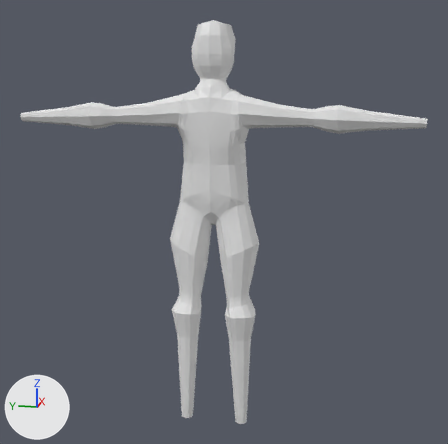
The Blender file BlendFiles/Character/Character.blend: old version first, new version second.
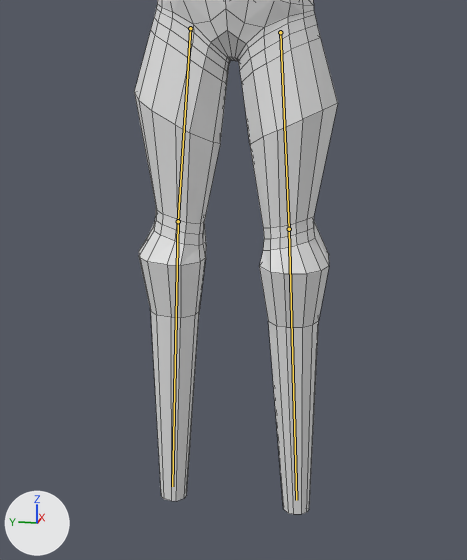
Each version appears first whole from a 50 mm camera at (-4.2, -0.91, 2.58) aimed at (0.03, -0.06, 1.53), and next in a close-up on the part from 25% to 71% of the width and 45% to 100% of the height. The lights are fixed; the arrows at lower left show +X, +Y and +Z. The last two pictures show the newer version. Both versions are drawn at the pose saved in each file; the numbers are the values there. The bones that change, and the others that lie on the model, are drawn over the model as lines in the close-ups. The close-ups show mesh edges as thin lines.
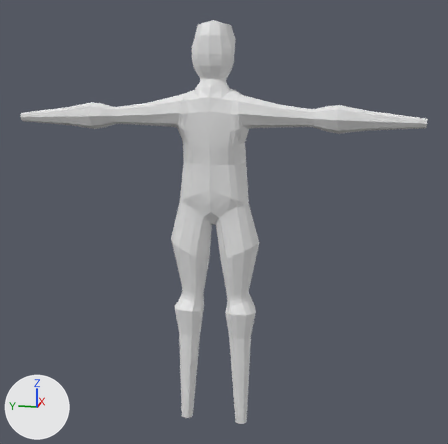
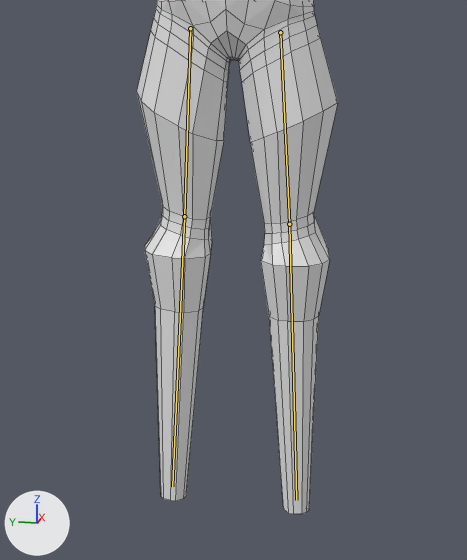
Location of each change, (x1, y1, x2, y2) in pixels of the close-ups (467 x 560 px):
'Cube', posed
    before: (134, 0, 338, 514)
    after: (137, 0, 338, 514)
bone 'Leg2Left', root to tip
    before: (289, 229) to (296, 500)
    after: (289, 224) to (296, 500)
bone 'Leg2Right', root to tip
    before: (178, 221) to (172, 486)
    after: (184, 216) to (172, 486)

Edits to the bpy script that builds the scene:
```text
Change bone_leg2left:
    where bone_leg2left = bpy.data.objects['Skeleton'].pose.bones['Leg2Left']  # child of 'Leg1Left'
    bone_leg2left.rotation_quaternion: (1.0, 0.0, 0.0, 0.0) -> (0.997, -0.011, -0.02, 0.069)  # degrees (0, 0, 0) -> degrees (-1, -2, 8)
Change bone_leg2right:
    where bone_leg2right = bpy.data.objects['Skeleton'].pose.bones['Leg2Right']  # child of 'Leg1Right'
    bone_leg2right.rotation_quaternion: (1.0, 0.0, 0.0, 0.0) -> (0.997, 0.011, 0.02, 0.069)  # degrees (0, 0, 0) -> degrees (1, 2, 8)
```
